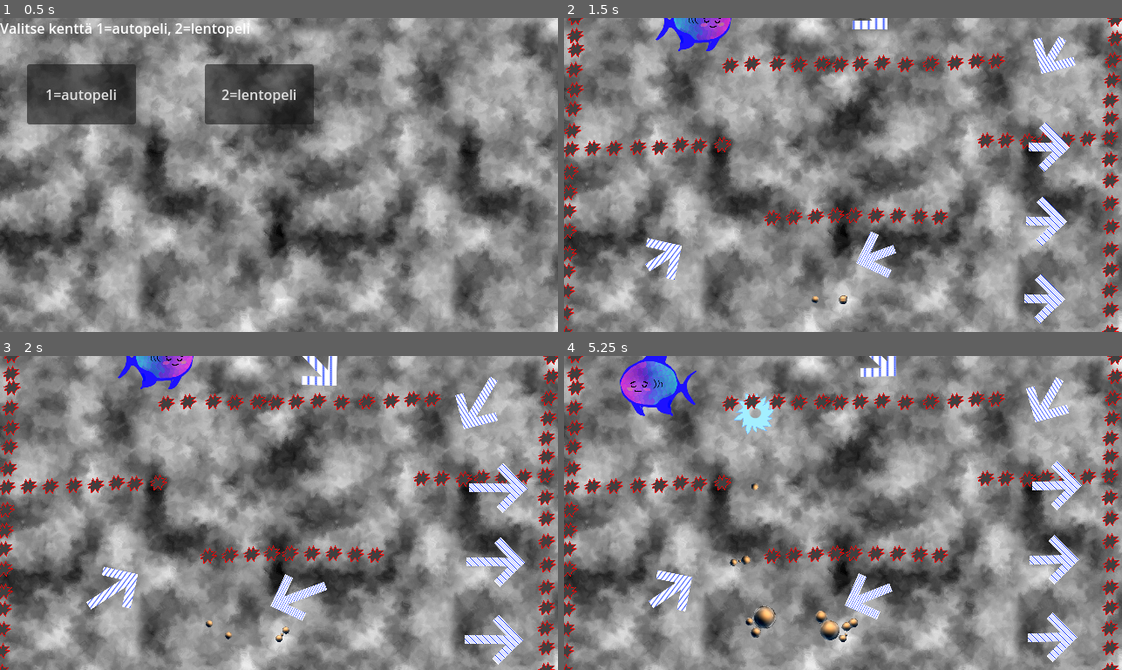
Above: before the commit, frames 1-4 (two rows, left to right).
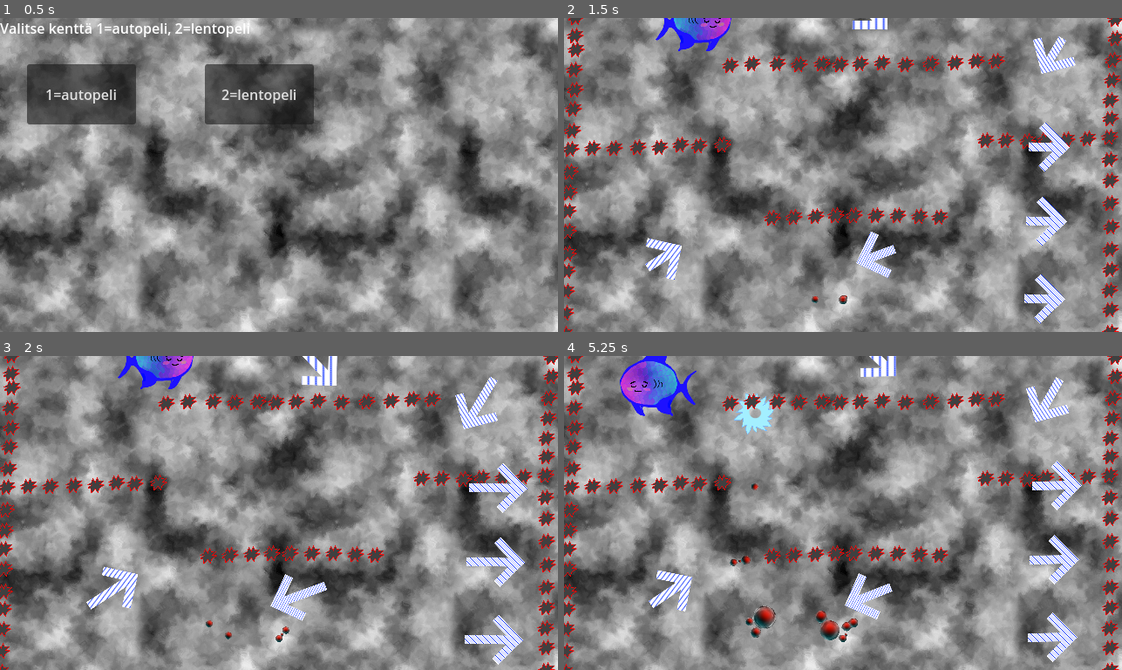
Above: after the commit, the same moments.

Repository: Raattis/ggj25
Game: Godot game, scene res://paavalikko.tscn
Two runs of this game, one before a commit and one after it. Both use one fixed random seed, a clock stepped at 60 frames per second and the inputs below. The engine's default icon, where the game draws it, is replaced by a stand-in: a white triangle on a blue panel in a dark square.
Inputs (mouse positions are in pixels of both pictures, inside the frame that each line leads up to):
- Up to frame 1 (0.5 s): no input
- Up to frame 2 (1.5 s): click "1=autopeli" at 0.5 s; move the mouse to (965, 159) at 1.27 s; tap Space (laukaise) at 1.35 s; click (965, 159) at 1.42 s
- Up to frame 3 (2 s): no input
- Up to frame 4 (5.25 s): drag from (731, 528) to (725, 359) at 2.02 s; move the mouse to (898, 443) at 2.77 s; hold Right mouse button (remove) 2.78-3.5 s; click (898, 443) at 2.92 s; drag from (815, 575) to (675, 582) at 3.52 s; move the mouse to (1010, 560) at 4.27 s; tap Space (laukaise) at 4.35 s; click (1010, 560) at 4.42 s; drag from (675, 465) to (859, 600) at 5.02 s

Frame 1 is identical in both runs. In frame 2, less than 0.1% of the frame differs, in the area x 44-51%, y 88-92%; in frame 3, less than 0.1%; in frame 4, 0.6%, in the area x 29-53%, y 40-92%.

Commit message:
editorissa säätö kuplan värille

Diff:
--- a/godot-project/janne/bubblescene.gdshader
+++ b/godot-project/janne/bubblescene.gdshader
@@ -4,6 +4,7 @@
 const float PI_HALF = PI / 2.0;
 
 uniform sampler2D tex_bg : repeat_enable;
+uniform vec3 bubble_color : source_color;
 uniform float aspect_ratio;
 uniform float bubbles_active_count;
 uniform vec2 bubbles_pos[BUBBLES_COUNT];
@@ -57,7 +58,7 @@
 		);
 		COLOR = vec4(
 			mix(
-				vec3(1.0, .7, 0.4) * light,
+				bubble_color * light,
 				refracted_sample.xyz,
 				1. - normal.z
 			),
--- a/godot-project/janne/scenevis.tres
+++ b/godot-project/janne/scenevis.tres
@@ -16,6 +16,7 @@
 [resource]
 shader = ExtResource("1_q6k2k")
 shader_parameter/tex_bg = SubResource("NoiseTexture2D_q6k2k")
+shader_parameter/bubble_color = Color(0.712252, 0.0491735, 0, 1)
 shader_parameter/aspect_ratio = null
 shader_parameter/bubbles_active_count = null
 shader_parameter/bubbles_pos = null
